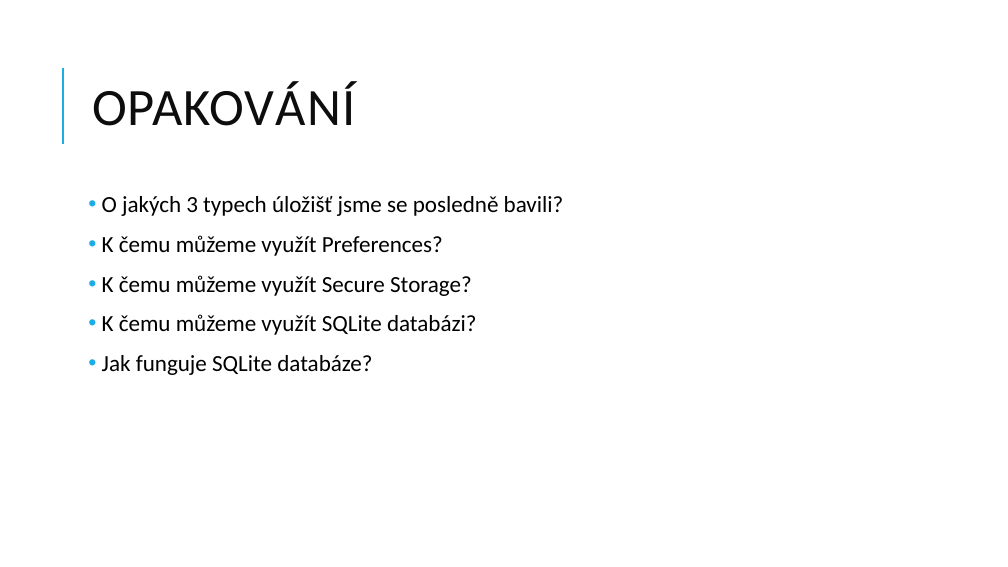
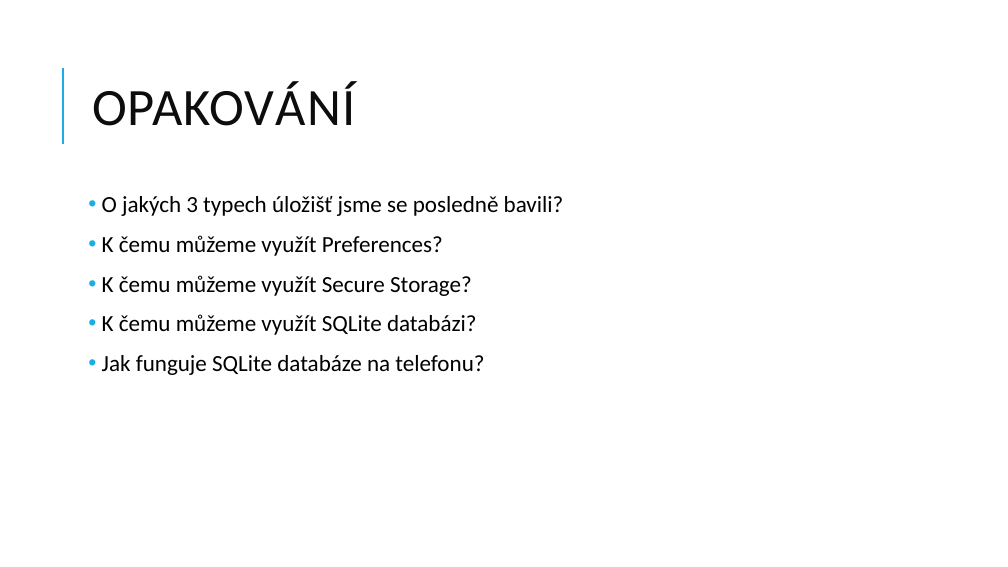
Before and after one commit to jasho/pv239-maui, a slide deck: slide 2 of 06_API/PV239-Xamarin-06_API.pptx. Drawn at 1008x567 pixels with LibreOffice and Linux fonts; fonts in the diff are those of the drawing. Boxes give left, top, right and bottom in pixels: in the first picture for what was removed or moved away, otherwise in the second. Text is boxed around its words. In the diff, an @@ line names an element or a change of style, - is before the commit and + after.

```diff
--- a/06_API/PV239-Xamarin-06_API.pptx
+++ b/06_API/PV239-Xamarin-06_API.pptx
@@ text at [102, 355, 484, 375]: text changed @@
-• Jak funguje SQLite databáze?
+• Jak funguje SQLite databáze na telefonu?
```
Also in this commit, not shown: 15 other slides changed, 7 slides added, 11 other files.
